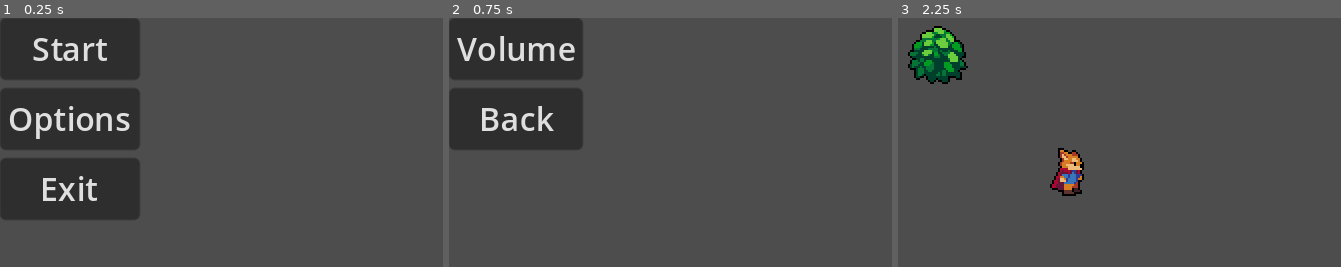
Above: before the commit, frames 1-3 (left to right).
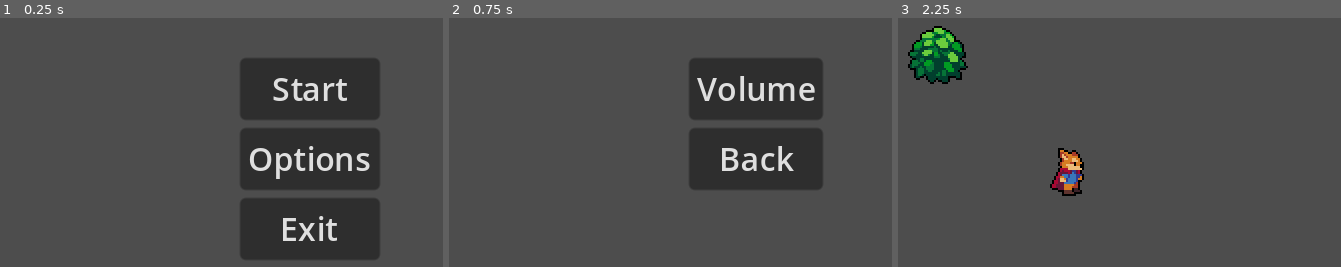
Above: after the commit, the same moments.

Repository: egd3025/everbloom
Game: Godot game, scene res://start_menu.tscn
Same seed, same stepped clock (60 frames per second), same inputs: the game is played once before the commit and once after it.
Inputs:
- Up to frame 1 (0.25 s): no input
- Up to frame 2 (0.75 s): click "Options" at 0.5 s
- Up to frame 3 (2.25 s): click "Back" at 1.25 s; click "Start" at 2 s

The runs differ from the first frame. In frame 1, 44% of the frame differs, in the area x 0-86%, y 0-97%; in frame 2, 28%; in frame 3, nothing differs.

Commit message:
Moved menus - start/options
moved location of the the start and options menu to the options menu

Diff:
--- a/EverBloom/options_menu.tscn
+++ b/EverBloom/options_menu.tscn
@@ -13,8 +13,10 @@
 
 [node name="MarginContainer" type="MarginContainer" parent="."]
 layout_mode = 0
-offset_right = 40.0
-offset_bottom = 40.0
+offset_left = 120.0
+offset_top = 20.0
+offset_right = 187.0
+offset_bottom = 86.0
 
 [node name="VBoxContainer" type="VBoxContainer" parent="MarginContainer"]
 layout_mode = 2
--- a/EverBloom/start_menu.tscn
+++ b/EverBloom/start_menu.tscn
@@ -13,8 +13,10 @@
 
 [node name="MarginContainer" type="MarginContainer" parent="."]
 layout_mode = 0
-offset_right = 40.0
-offset_bottom = 40.0
+offset_left = 120.0
+offset_top = 20.0
+offset_right = 190.0
+offset_bottom = 121.0
 
 [node name="VBoxContainer" type="VBoxContainer" parent="MarginContainer"]
 layout_mode = 2
